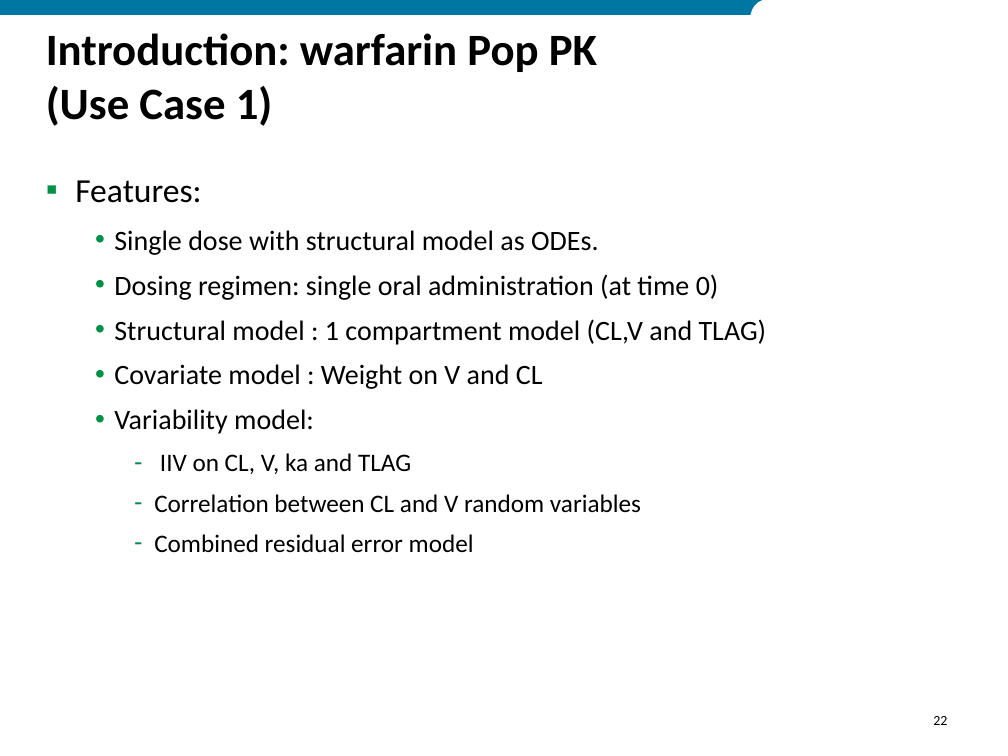
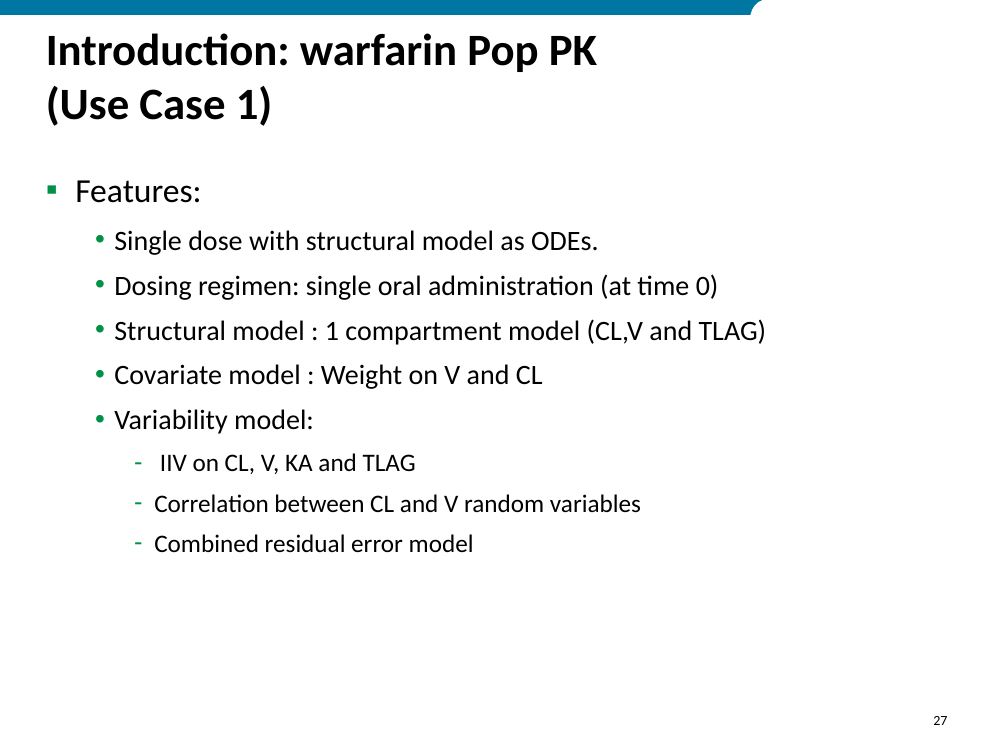
Before and after one commit to ModelDefinitionLanguage/MDLExamples, a slide deck: slide 27 of MDL_Tutorial_2018.pptx (slide 22 before the commit). Drawn at 1008x756 pixels with LibreOffice and Linux fonts; fonts in the diff are those of the drawing; background and template pictures are left out. Boxes give left, top, right and bottom in pixels: in the first picture for what was removed or moved away, otherwise in the second. Text is boxed around its words. In the diff, an @@ line names an element or a change of style, - is before the commit and + after.

```diff
--- a/MDL_Tutorial_2018.pptx
+++ b/MDL_Tutorial_2018.pptx
@@ text at [160,453,416,474]: text changed @@
-    – IIV on CL, V, ka and TLAG
+    – IIV on CL, V, KA and TLAG
@@ page number at [933,716,947,725]: text changed @@
-22
+27
```
Also in this commit, not shown: 6 other slides changed, 11 slides added, 21 slides removed, 21 other files.
